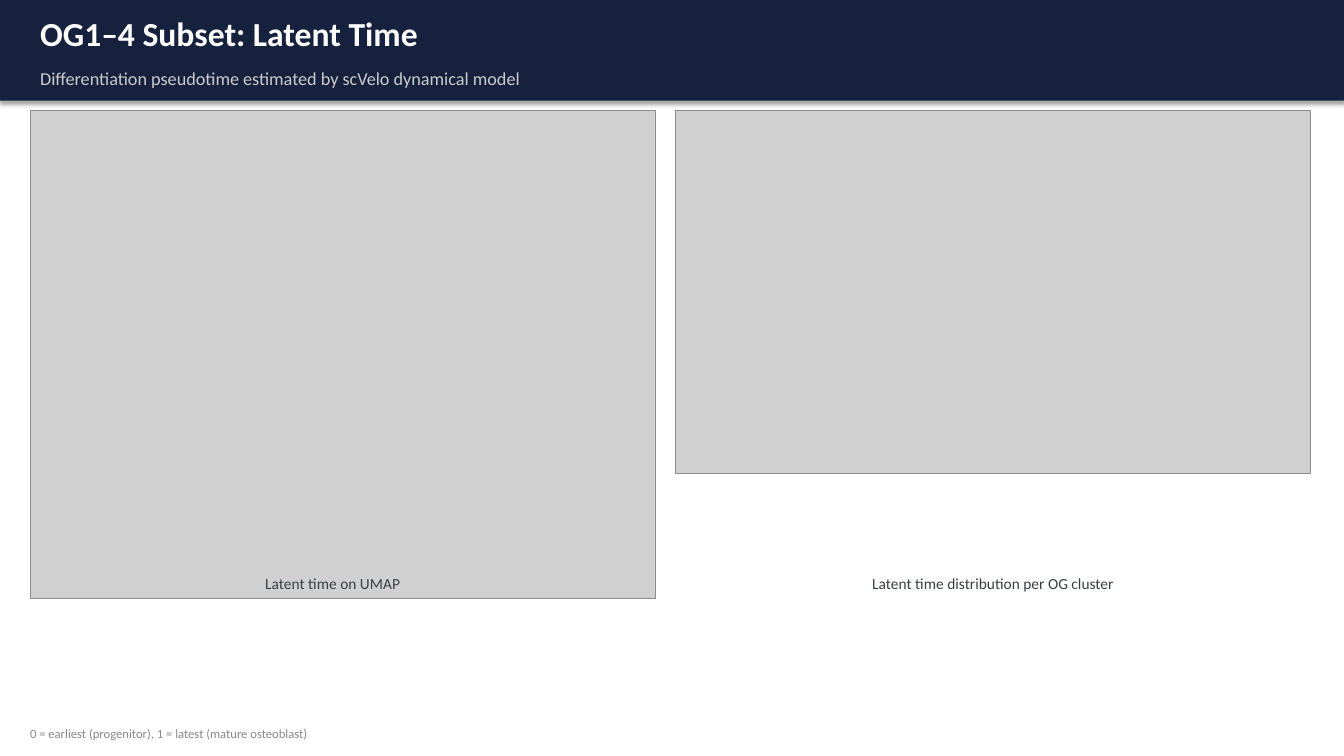
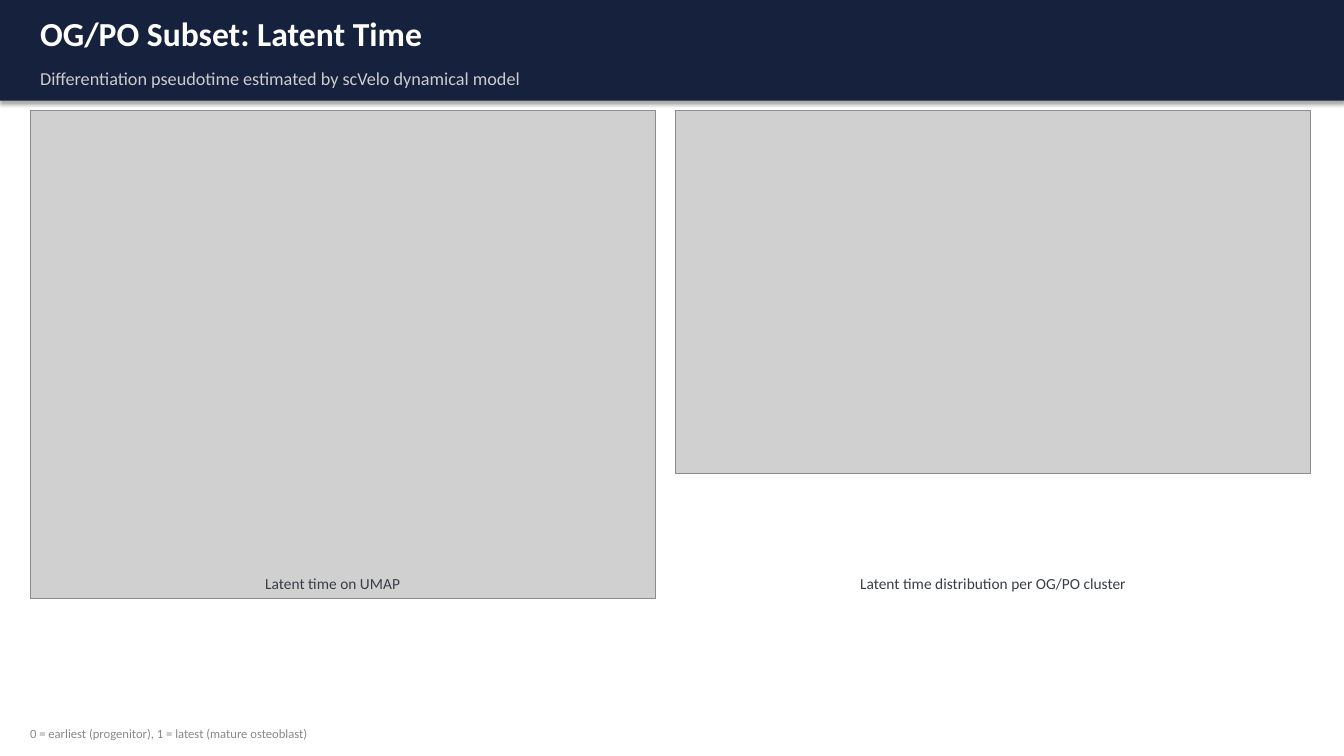
Before and after one commit to miuraTakashi/SutureRNAVelocity, a slide deck: slide 7 of SutureRNAVelocity_Results.pptx. Drawn at 1344x756 pixels with LibreOffice and Linux fonts; fonts in the diff are those of the drawing; grey boxes stand for pictures. Boxes give left, top, right and bottom in pixels: in the first picture for what was removed or moved away, otherwise in the second. Text is boxed around its words. In the diff, an @@ line names an element or a change of style, - is before the commit and + after.

```diff
--- a/SutureRNAVelocity_Results.pptx
+++ b/SutureRNAVelocity_Results.pptx
@@ text at [40,22,422,48]: text changed @@
-OG1–4 Subset: Latent Time
+OG/PO Subset: Latent Time
@@ text at [860,578,1126,592]: text changed @@
-Latent time distribution per OG cluster
+Latent time distribution per OG/PO cluster
```
Also in this commit, not shown: 6 other slides changed, 16 other files.
